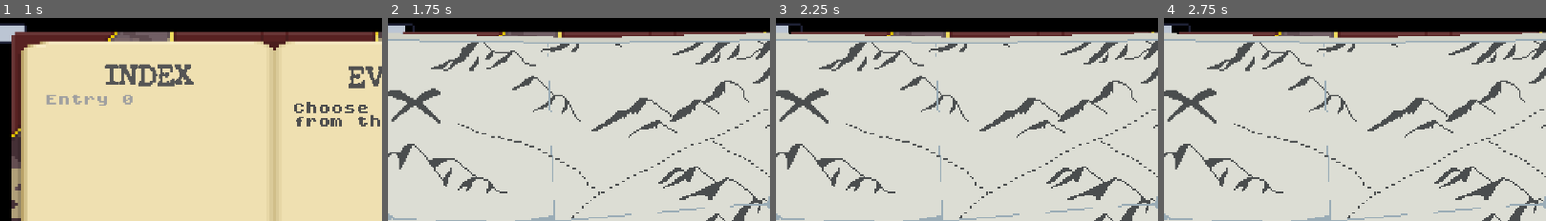
Above: before the commit, frames 1-4 (left to right).
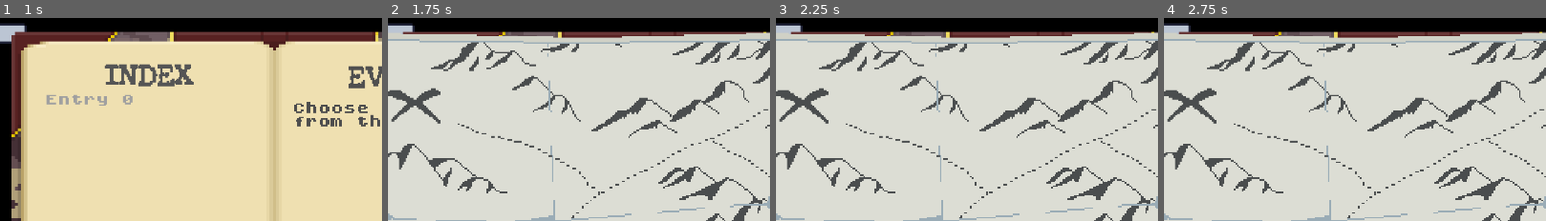
Above: after the commit, the same moments.

Repository: ZeeHatcher/project-forgotten
Game: Godot game, scene res://scenes/main/main.tscn
Same seed, same stepped clock (60 frames per second), same inputs: the game is played once before the commit and once after it. This scene is started directly instead of the project's main scene. Sound files missing from this copy of the repository are replaced by a short silence.
Inputs (mouse positions are % of the whole screen's width and height, from its top left):
- Up to frame 1 (1 s): click (2, 34) at 0.5 s
- Up to frame 2 (1.75 s): click (2, 27) at 1.25 s
- Up to frame 3 (2.25 s): click (2, 41) at 2 s
- Up to frame 4 (2.75 s): no input
The pictures show only the part of the screen within x 14-64%, y 7-57%; the shares and areas given below are measured in that part.

Frame 1 is identical in both runs. In frame 2, less than 0.1% of the frame differs, in the area x 4-7%, y 3-8%; in frame 3, 0.1%; in frame 4, 0.2%, in the area x 2-7%, y 3-8%.

Commit message:
added journal stop freeze

Diff:
--- a/data_models/event.gd
+++ b/data_models/event.gd
@@ -2,7 +2,15 @@
 extends Resource
 
 
-const EVENT_IMAGE_DIR := "res://assets/events/"
+const event_images := {
+	"Bunker_inside.png": "res://assets/events/Bunker_inside.png",
+	"Bunker_outside.png": "res://assets/events/Bunker_outside.png",
+	"Car_close.png": "res://assets/events/Car_close.png",
+	"Car_far.png": "res://assets/events/Car_far.png",
+	"Heli_crash.png": "res://assets/events/Heli_crash.png",
+	"pickup.png": "res://assets/events/pickup.png",
+	"Watchtower.png": "res://assets/events/Watchtower.png"
+}
 
 var id: String
 var title: String
@@ -29,9 +37,9 @@
 
 	func populate_from_json(json: Dictionary) -> void:
 		description = json.get("description", "")
-		var image_file = EVENT_IMAGE_DIR + json.get("image", "")
-		var dir := Directory.new()
-		if dir.file_exists(image_file):
+		var image_file_name = json.get("image", "")
+		if not image_file_name.empty():
+			var image_file = event_images[image_file_name]
 			image = load(image_file)
 
 		for raw_choice in json.get("choices", []):
--- a/entities/player/player.gd
+++ b/entities/player/player.gd
@@ -139,3 +139,7 @@
 		_on_EventDetector_body_entered(body)
 
 	emit_signal("reached", position)
+
+
+func _on_Journal_journal_activated(open):
+	get_tree().paused = open
--- a/scenes/main/main.tscn
+++ b/scenes/main/main.tscn
@@ -262,6 +262,7 @@
 [connection signal="inventory_button_pressed" from="CanvasLayer/HUD" to="CanvasLayer/InventoryList" method="_on_HUD_inventory_button_pressed"]
 [connection signal="journal_button_pressed" from="CanvasLayer/HUD" to="CanvasLayer/Journal" method="_on_JournalButton_pressed"]
 [connection signal="map_button_pressed" from="CanvasLayer/HUD" to="CanvasLayer/Map" method="_on_HUD_map_button_pressed"]
+[connection signal="journal_activated" from="CanvasLayer/Journal" to="Player" method="_on_Journal_journal_activated"]
 [connection signal="load_game" from="CanvasLayer/Journal" to="." method="_on_Journal_load_game"]
 [connection signal="load_game" from="CanvasLayer/Journal" to="GameSaveService" method="_on_Journal_load_game"]
 [connection signal="choice_selected" from="CanvasLayer/EventBoard" to="EventService" method="apply_outcome"]
--- a/scenes/tutorial/tutorial.tscn
+++ b/scenes/tutorial/tutorial.tscn
@@ -142,6 +142,7 @@
 
 [node name="Camera2D" type="Camera2D" parent="."]
 position = Vector2( 0, 6 )
+current = true
 zoom = Vector2( 0.125, 0.125 )
 
 [node name="CanvasLayer" type="CanvasLayer" parent="."]
@@ -259,5 +260,4 @@
 [connection signal="event_ended" from="CanvasLayer/EventBoard" to="EventService" method="end_event"]
 [connection signal="event_function_call" from="EventService" to="." method="_on_EventService_event_function_call"]
 [connection signal="journal_event_completed" from="EventService" to="GameSaveService" method="_on_EventService_journal_event_completed"]
-[connection signal="update_saves" from="GameSaveService" to="CanvasLayer/Journal" method="_on_GameSaveService_update_saves"]
 [connection signal="animation_finished" from="AnimationPlayer" to="." method="_on_AnimationPlayer_animation_finished"]
--- a/ui/journal/journal.gd
+++ b/ui/journal/journal.gd
@@ -2,6 +2,7 @@
 
 
 signal load_game(index)
+signal journal_activated(open)
 
 
 export(String) var unselected_text := "Choose an entry from the index."
@@ -35,6 +36,8 @@
 		_audio_open.play()
 	else:
 		_audio_close.play()
+
+	emit_signal("journal_activated", visible)
 
 
 func set_content_text(text: String) -> void:
